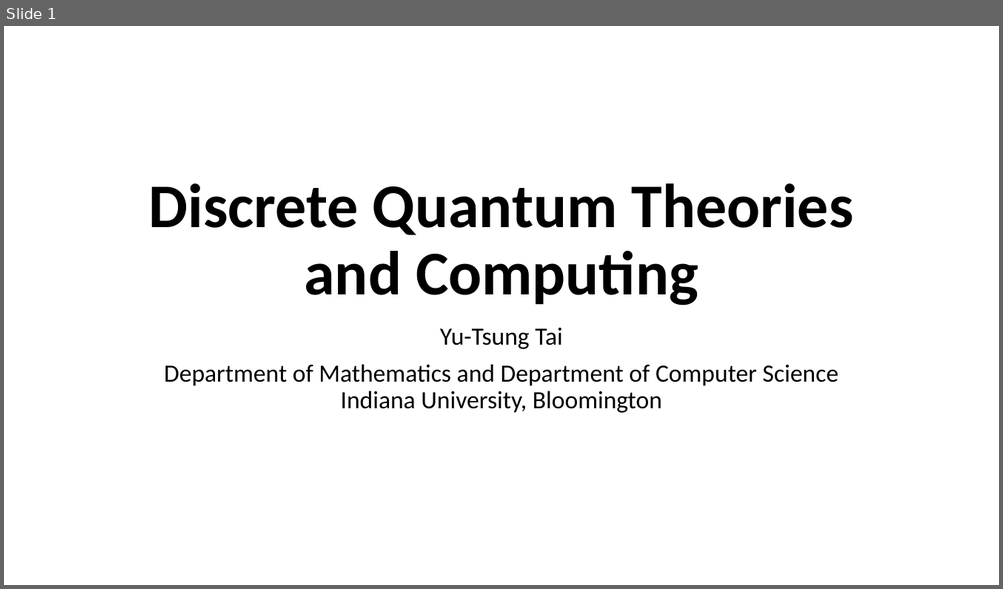
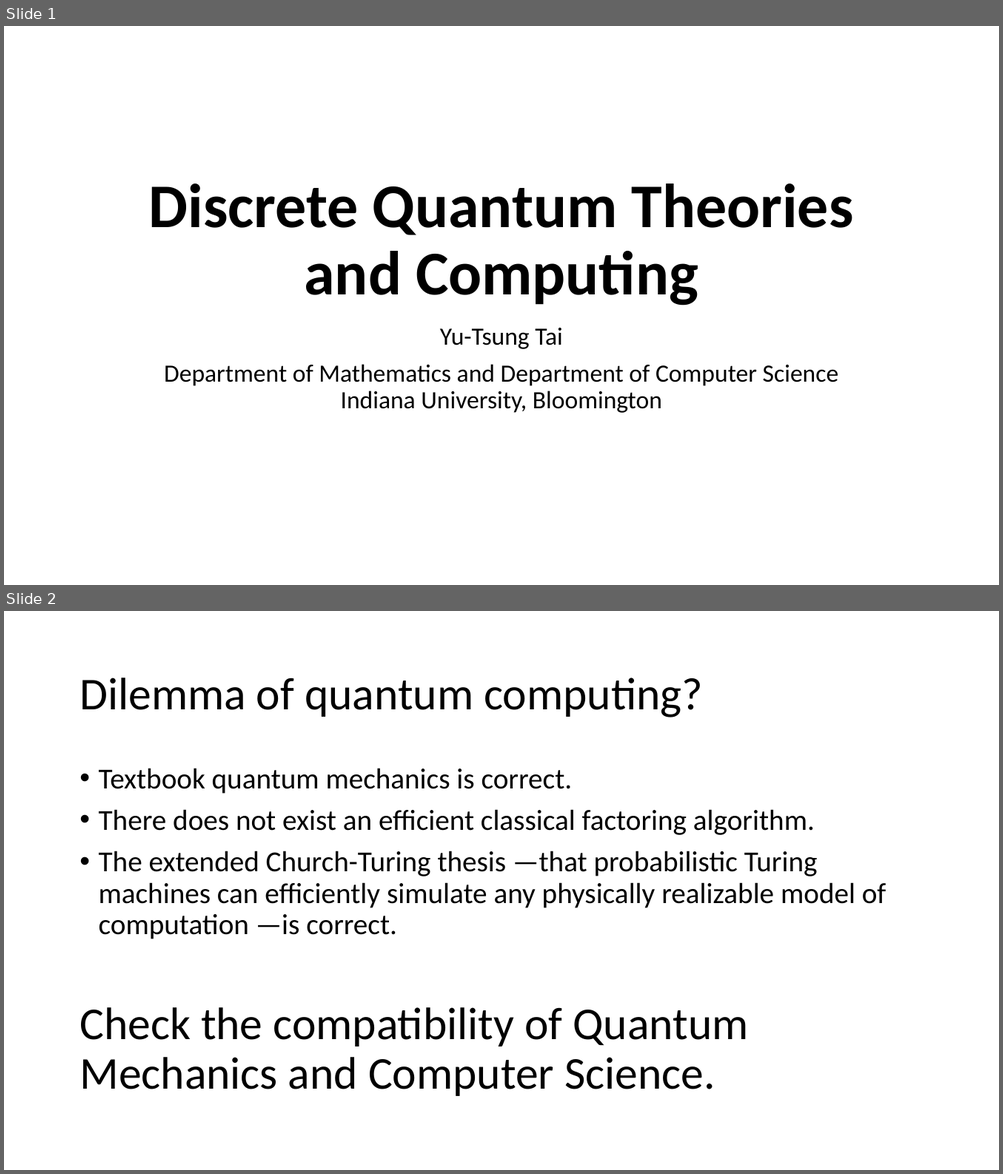
Before and after one commit to yuttai/Contextuality-and-Nonlocality-in-Discrete-Quantum-Theory, a slide deck: defense.pptx. Shown one above the other, each under a label of ours: slide 1 before the commit, slides 1 and 2 after it. The pictures are 1003x589 and 1003x1174 pixels, drawn with LibreOffice and Linux fonts; fonts in the diff are those of the drawing. Boxes give left, top, right and bottom in pixels: in the first picture for what was removed or moved away, otherwise in the second. Text is boxed around its words. In the diff, an @@ line names an element or a change of style, - is before the commit and + after.

```diff
--- a/defense.pptx
+++ b/defense.pptx
@@ slide 2 added at (x1=4, y1=611, x2=999, y2=1170), background #FFFFFF @@
@@ title added at (x1=79, y1=678, x2=703, y2=718), 44 pt, text #000000 @@
+Dilemma of quantum computing?
@@ text added at (x1=99, y1=768, x2=886, y2=940), 28 pt, text #000000 @@
+• Textbook quantum mechanics is correct.
+• There does not exist an efficient classical factoring algorithm.
+• The extended Church-Turing thesis —that probabilistic Turing machines can efficiently simulate any physically realizable model of computation —is correct.
@@ text added at (x1=79, y1=1008, x2=748, y2=1096), 44 pt, text #000000 @@
+Check the compatibility of Quantum Mechanics and Computer Science.
```
Also in this commit, not shown: 5 other slides added, 1 slide removed.
